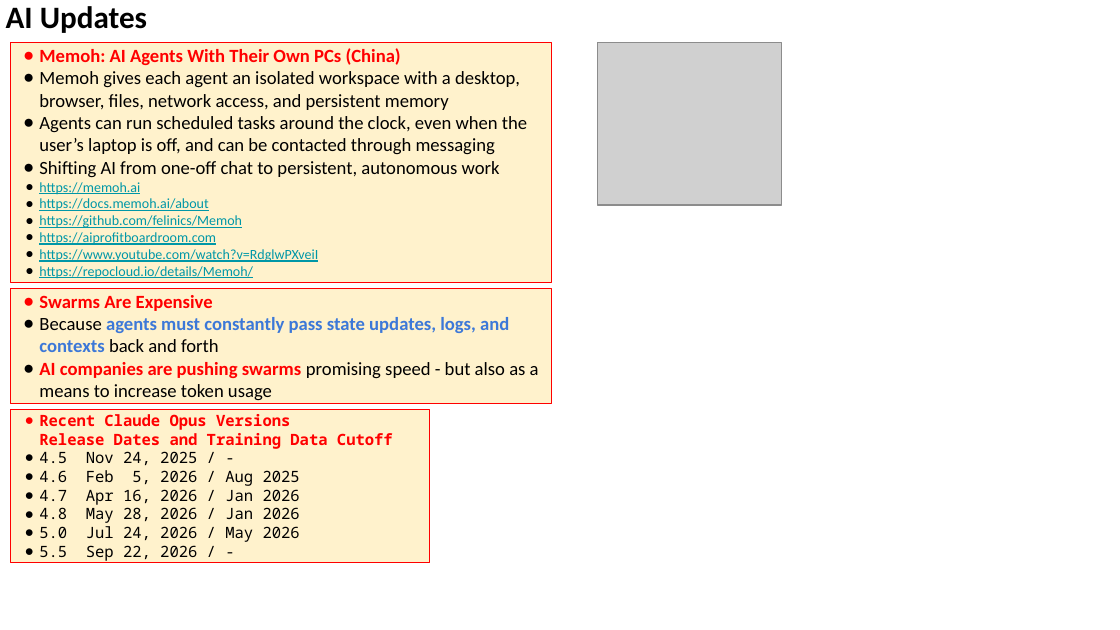
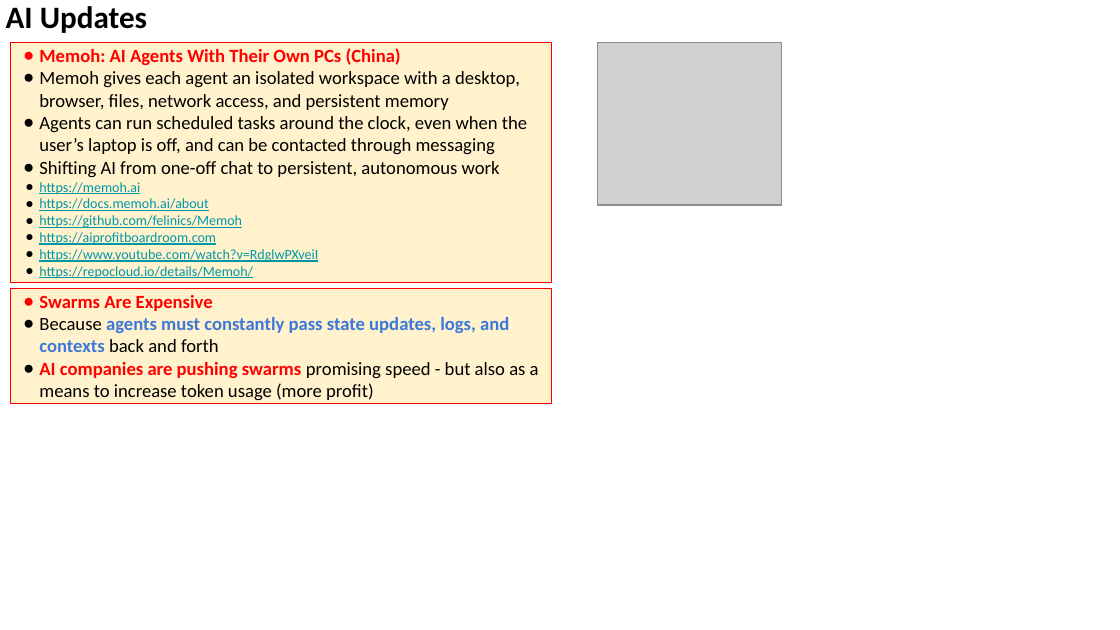
Before and after one commit to lselector/seminar, a slide deck: slide 8 of 2026/2026-10-02-AI-News.pptx. Drawn at 1120x630 pixels with LibreOffice and Linux fonts; fonts in the diff are those of the drawing; grey boxes stand for pictures. Boxes give left, top, right and bottom in pixels: in the first picture for what was removed or moved away, otherwise in the second. Text is boxed around its words. In the diff, an @@ line names an element or a change of style, - is before the commit and + after.

```diff
--- a/2026/2026-10-02-AI-News.pptx
+++ b/2026/2026-10-02-AI-News.pptx
@@ text in rectangle at (39, 362, 539, 401): text changed @@
-● AI companies are pushing swarms promising speed - but also as a means to increase token usage
+● AI companies are pushing swarms promising speed - but also as a means to increase token usage (more profit)
@@ rectangle removed at (10, 410, 430, 563) @@
-● Recent Claude Opus Versions
-  Release Dates and Training Data Cutoff
-● 4.5 Nov 24, 2025 / -
-● 4.6 Feb 5, 2026 / Aug 2025
-● 4.7 Apr 16, 2026 / Jan 2026
-● 4.8 May 28, 2026 / Jan 2026
-● 5.0 Jul 24, 2026 / May 2026
-● 5.5 Sep 22, 2026 / -
```
Also in this commit, not shown: 9 other slides changed, 6 slides added.
